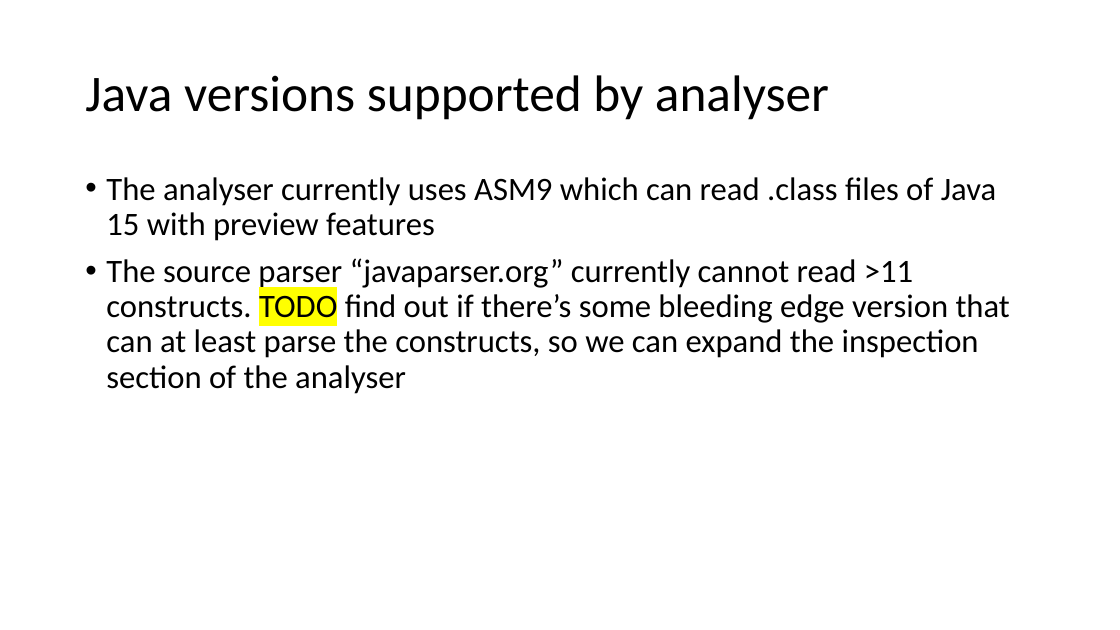
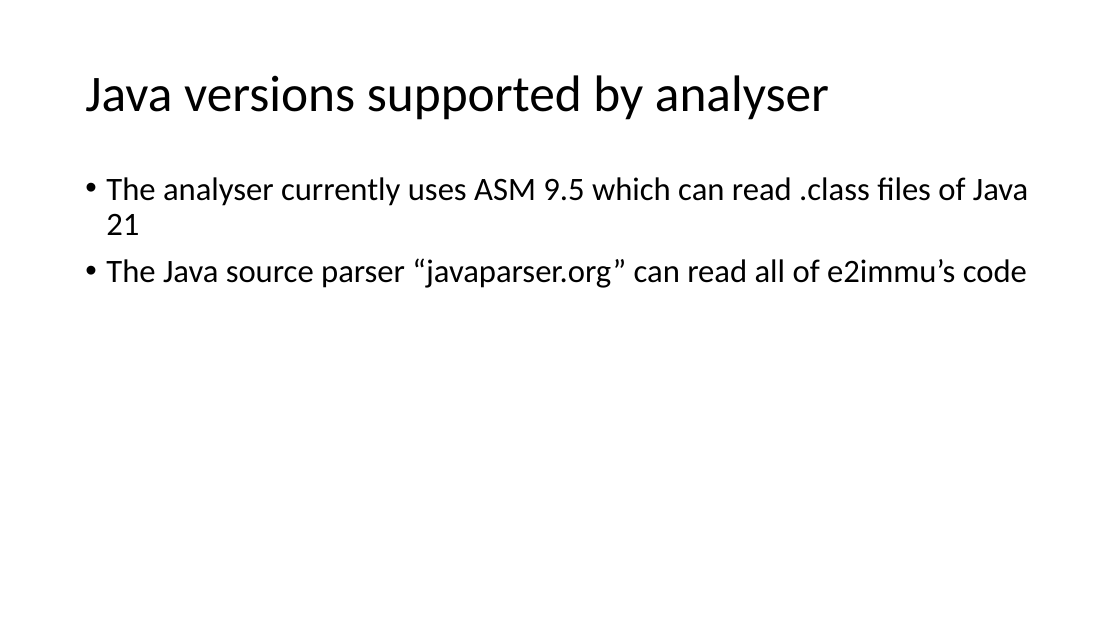
Before and after one commit to e2immu/e2immu-site, a slide deck: slide 4 of static/powerpoint/SlideDeck2.pptx. Drawn at 1120x630 pixels with LibreOffice and Linux fonts; fonts in the diff are those of the drawing. Boxes give left, top, right and bottom in pixels: in the first picture for what was removed or moved away, otherwise in the second. Text is boxed around its words. In the diff, an @@ line names an element or a change of style, - is before the commit and + after.

```diff
--- a/static/powerpoint/SlideDeck2.pptx
+++ b/static/powerpoint/SlideDeck2.pptx
@@ text at (x1=106, y1=177, x2=1028, y2=288): text changed @@
-• The analyser currently uses ASM9 which can read .class files of Java 15 with preview features
-• The source parser “javaparser.org” currently cannot read >11 constructs. TODO find out if there’s some bleeding edge version that can at least parse the constructs, so we can expand the inspection section of the analyser
+• The analyser currently uses ASM 9.5 which can read .class files of Java 21
+• The Java source parser “javaparser.org” can read all of e2immu’s code
```
Also in this commit, not shown: 1 other slide changed, 7 other files.
